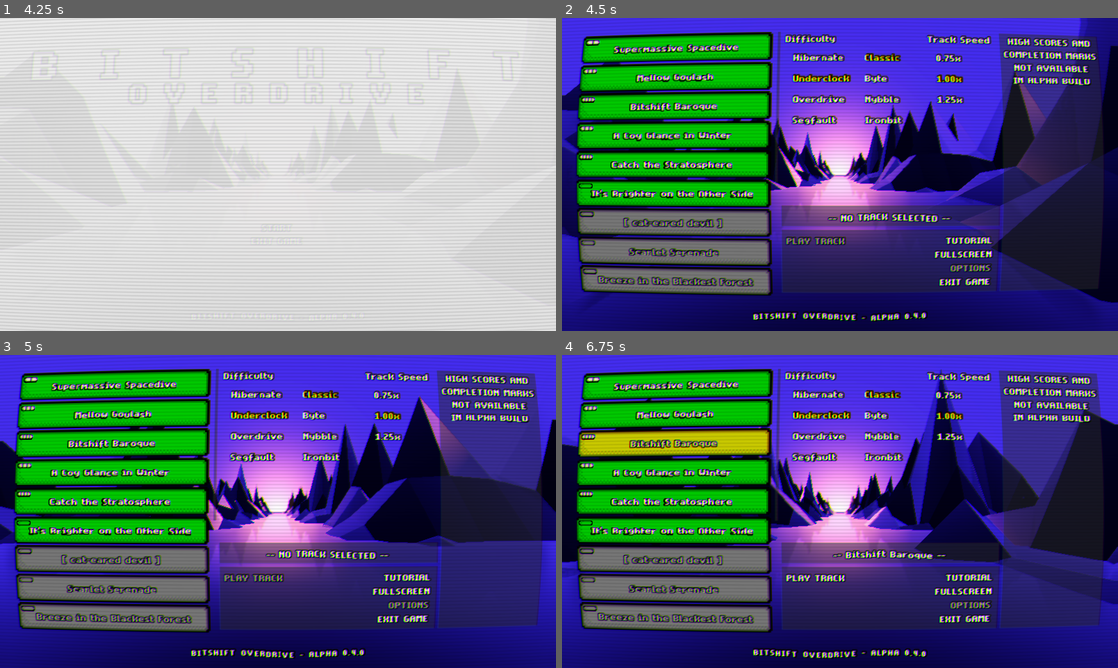
Above: before the commit, frames 1-4 (two rows, left to right).
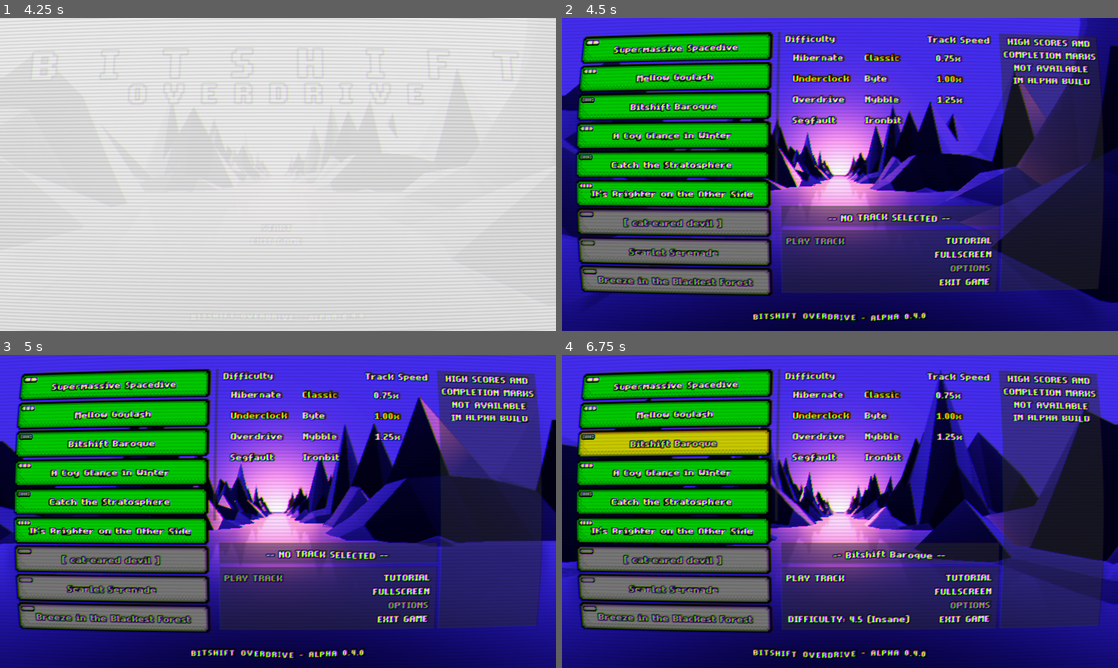
Above: after the commit, the same moments.

Repository: Coronyt/bitshift-overdrive
Game: Godot game, scene res://scenes/TitleScreen.tscn
Two runs of this game, one before a commit and one after it. Both use one fixed random seed, a clock stepped at 60 frames per second and the inputs below. Sound files missing from this copy of the repository are replaced by a short silence.
Inputs (mouse positions are in pixels of both pictures, inside the frame that each line leads up to):
- Up to frame 1 (4.25 s): move the mouse to (400, 158) at 0.52 s; click (400, 158) at 0.67 s; tap Enter at 1.25 s; move the mouse to (166, 190) at 1.27 s; click (166, 190) at 1.42 s; move the mouse to (333, 105) at 2.02 s; click (333, 105) at 2.17 s; move the mouse to (250, 237) at 2.77 s; click (250, 237) at 2.92 s; move the mouse to (444, 221) at 3.52 s; click (444, 221) at 3.67 s
- Up to frame 2 (4.5 s): click "START" at 4.25 s
- Up to frame 3 (5 s): no input
- Up to frame 4 (6.75 s): click "Supermassive Spacedive" at 5 s; click "Mellow Goulash" at 5.75 s; click "Bitshift Baroque" at 6.5 s

Frame 1 is identical in both runs. In frame 2, less than 0.1% of the frame differs, in the area x 3-7%, y 25-55%; in frame 3, less than 0.1%; in frame 4, 0.6%, in the area x 3-63%, y 25-86%.

Commit message:
New difficulty previews on track select, charted Brighter to bar 49

Diff:
--- a/scenes/LevelSelect.tscn
+++ b/scenes/LevelSelect.tscn
@@ -26,6 +26,7 @@
 [ext_resource path="res://scenes/ReleaseLabel.tscn" type="PackedScene" id=24]
 [ext_resource path="res://assets/sprites/marker_4.png" type="Texture" id=25]
 [ext_resource path="res://scripts/interface/PreviewLabel.gd" type="Script" id=26]
+[ext_resource path="res://assets/sprites/marker_5.png" type="Texture" id=27]
 
 [sub_resource type="StyleBoxTexture" id=1]
 texture = ExtResource( 5 )
@@ -901,6 +902,7 @@
 __meta__ = {
 "_edit_use_anchors_": false
 }
+diff_desc = "DIFFICULTY: 1.5 (Basic)"
 
 [node name="marker" type="Sprite" parent="TrackList/TrackList/Track_1"]
 position = Vector2( 24, 14 )
@@ -922,6 +924,7 @@
 __meta__ = {
 "_edit_use_anchors_": false
 }
+diff_desc = "DIFFICULTY: 2.0 (Moderate)"
 
 [node name="marker" type="Sprite" parent="TrackList/TrackList/Track_2"]
 position = Vector2( 24, 14 )
@@ -943,10 +946,11 @@
 __meta__ = {
 "_edit_use_anchors_": false
 }
+diff_desc = "DIFFICULTY: 4.5 (Insane)"
 
 [node name="marker" type="Sprite" parent="TrackList/TrackList/Track_3"]
 position = Vector2( 24, 14 )
-texture = ExtResource( 25 )
+texture = ExtResource( 27 )
 
 [node name="Track_4" type="Button" parent="TrackList/TrackList"]
 margin_top = 204.0
@@ -964,6 +968,7 @@
 __meta__ = {
 "_edit_use_anchors_": false
 }
+diff_desc = "DIFFICULTY: 2.5 (Moderate)"
 
 [node name="marker" type="Sprite" parent="TrackList/TrackList/Track_4"]
 position = Vector2( 24, 14 )
@@ -985,10 +990,11 @@
 __meta__ = {
 "_edit_use_anchors_": false
 }
+diff_desc = "DIFFICULTY: 4.5 (Insane)"
 
 [node name="marker" type="Sprite" parent="TrackList/TrackList/Track_5"]
 position = Vector2( 24, 14 )
-texture = ExtResource( 25 )
+texture = ExtResource( 27 )
 
 [node name="Track_6" type="Button" parent="TrackList/TrackList"]
 margin_top = 340.0
@@ -1006,10 +1012,11 @@
 __meta__ = {
 "_edit_use_anchors_": false
 }
+diff_desc = "DIFFICULTY: 3.5 (Hard)"
 
 [node name="marker" type="Sprite" parent="TrackList/TrackList/Track_6"]
 position = Vector2( 24, 14 )
-texture = ExtResource( 23 )
+texture = ExtResource( 25 )
 
 [node name="Track_7" type="Button" parent="TrackList/TrackList"]
 margin_top = 408.0
@@ -1497,6 +1504,14 @@
 text = "-- NO TRACK SELECTED --"
 scroll_active = false
 script = ExtResource( 26 )
+
+[node name="DiffDescLabel" type="RichTextLabel" parent="TrackPortal"]
+margin_left = 8.0
+margin_top = 96.0
+margin_right = 320.0
+margin_bottom = 136.0
+custom_colors/default_color = Color( 1, 1, 1, 1 )
+custom_fonts/normal_font = SubResource( 35 )
 
 [node name="PortalPeelAnim" type="AnimationPlayer" parent="TrackPortal"]
 root_node = NodePath("../../AuxiliaryHub")
--- a/scripts/charts/Chart_6.gd
+++ b/scripts/charts/Chart_6.gd
@@ -426,9 +426,9 @@
 
 	["NOTE", 4, AXIS_05],
 	["REST", 8],
-	["NOTE", 4, AXIS_01],
-	["REST", 8],
 	["NOTE", 4, AXIS_02],
+	["REST", 8],
+	["NOTE", 4, AXIS_03],
 
 	# Measure 29
 	["NOTE", 16, AXIS_12],
@@ -480,7 +480,8 @@
 	["NOTE", 16, AXIS_07],
 	["NOTE", 4, AXIS_08],
 	["REST", 16],
-	["NOTE", 4, AXIS_11],
+	["NOTE", 8, AXIS_11],
+	["REST", 16],
 	["NOTE", 32, AXIS_10],
 	["NOTE", 32, AXIS_09],
 
@@ -493,9 +494,9 @@
 
 	["NOTE", 4, AXIS_05],
 	["REST", 8],
-	["NOTE", 4, AXIS_01],
-	["REST", 8],
 	["NOTE", 4, AXIS_02],
+	["REST", 8],
+	["NOTE", 4, AXIS_03],
 
 	# Measure 37
 	["NOTE", 16, AXIS_12],
@@ -531,7 +532,151 @@
 	["NOTE", 4, AXIS_06],
 	["NOTE", 4, AXIS_10],
 
-	# Off by a 16th?
+	# Measure 41
+	["NOTE", 8, AXIS_13],
+	["NOTE", 8, AXIS_06],
+	["REST", 8],
+	["NOTE", 16, AXIS_07],
+	["NOTE", 16, AXIS_08],
+
+	["NOTE", 8, AXIS_10],
+	["NOTE", 8, AXIS_11],
+	["NOTE", 8, AXIS_10],
+	["NOTE", 8, AXIS_09],
+
+	["NOTE", 16, AXIS_07],
+	["NOTE", 16, AXIS_08],
+	["NOTE", 4, AXIS_12],
+	["NOTE", 16, AXIS_07],
+	["NOTE", 16, AXIS_08],
+	["NOTE", 4, AXIS_12],
+	["REST", 4],
+
+	# Measure 43
+	["NOTE", 16, AXIS_06],
+	["NOTE", 16, AXIS_08],
+	["NOTE", 16, AXIS_10],
+	["NOTE", 16, AXIS_12],
+	["NOTE", 16, AXIS_10],
+	["NOTE", 16, AXIS_08],
+
+	["NOTE", 16, AXIS_06],
+	["NOTE", 16, AXIS_08],
+	["NOTE", 16, AXIS_10],
+	["NOTE", 16, AXIS_12],
+	["NOTE", 16, AXIS_10],
+	["NOTE", 16, AXIS_08],
+
+	["NOTE", 16, AXIS_06],
+	["NOTE", 16, AXIS_08],
+	["NOTE", 16, AXIS_10],
+	["NOTE", 16, AXIS_12],
+
+	["REST", 16],
+	["NOTE", 16, AXIS_08],
+	["NOTE", 16, AXIS_10],
+	["NOTE", 16, AXIS_12],
+	["NOTE", 16, AXIS_10],
+	["NOTE", 16, AXIS_08],
+
+	["NOTE", 16, AXIS_06],
+	["NOTE", 16, AXIS_08],
+	["NOTE", 16, AXIS_10],
+	["NOTE", 16, AXIS_12],
+	["NOTE", 16, AXIS_10],
+	["NOTE", 16, AXIS_08],
+
+	["NOTE", 16, AXIS_06],
+	["NOTE", 16, AXIS_08],
+	["NOTE", 16, AXIS_10],
+	["NOTE", 16, AXIS_12],
+
+	# Measure 45
+	["REST", 16],
+	["NOTE", 16, AXIS_14],
+	["NOTE", 16, AXIS_12],
+	["NOTE", 16, AXIS_10],
+
+	["NOTE", 16, AXIS_08],
+	["NOTE", 16, AXIS_10],
+	["NOTE", 16, AXIS_12],
+	["NOTE", 16, AXIS_10],
+
+	["NOTE", 16, AXIS_06],
+	["NOTE", 16, AXIS_07],
+	["NOTE", 16, AXIS_06],
+	["REST", 16],
+
+	["NOTE", 16, AXIS_12],
+	["NOTE", 16, AXIS_11],
+	["NOTE", 16, AXIS_10],
+	["NOTE", 16, AXIS_11],
+
+	["NOTE", 16, AXIS_12],
+	["NOTE", 16, AXIS_14],
+	["NOTE", 16, AXIS_12],
+	["NOTE", 16, AXIS_10],
+
+	["NOTE", 16, AXIS_08],
+	["NOTE", 16, AXIS_10],
+	["NOTE", 16, AXIS_12],
+	["NOTE", 16, AXIS_10],
+
+	["NOTE", 16, AXIS_06],
+	["NOTE", 16, AXIS_07],
+	["NOTE", 16, AXIS_06],
+	["REST", 16],
+
+	["NOTE", 16, AXIS_12],
+	["NOTE", 16, AXIS_11],
+	["NOTE", 16, AXIS_10],
+	["NOTE", 16, AXIS_11],
+
+	# Measure 47
+	["NOTE", 16, AXIS_12],
+	["NOTE", 16, AXIS_14],
+	["NOTE", 16, AXIS_12],
+	["REST", 16],
+
+	["NOTE", 16, AXIS_10],
+	["NOTE", 16, AXIS_12],
+	["NOTE", 16, AXIS_16],
+	["NOTE", 16, AXIS_15],
+
+	["NOTE", 16, AXIS_16],
+	["NOTE", 16, AXIS_15],
+	["REST", 16],
+	["NOTE", 16, AXIS_15],
+
+	["NOTE", 16, AXIS_16],
+	["NOTE", 16, AXIS_15],
+	["REST", 16],
+	["NOTE", 16, AXIS_16],
+
+	# Measure 48
+	["NOTE", 16, AXIS_15],
+	["NOTE", 16, AXIS_16],
+	["NOTE", 16, AXIS_15],
+	["REST", 16],
+
+	["NOTE", 16, AXIS_17],
+	["NOTE", 16, AXIS_16],
+	["NOTE", 16, AXIS_15],
+	["NOTE", 16, AXIS_16],
+
+	["NOTE", 16, AXIS_14],
+	["REST", 16],
+	["NOTE", 16, AXIS_13],
+	["REST", 16],
+	["NOTE", 16, AXIS_12],
+	["REST", 16],
+	["NOTE", 16, AXIS_11],
+	["REST", 16],
+
+	# Measure 49
+	["NOTE", 1, AXIS_18],
+	["REST", 2],
+	["REST", 4],
 
 	# Buffer
 	["REST", 1],
--- a/scripts/global/Active.gd
+++ b/scripts/global/Active.gd
@@ -29,6 +29,8 @@
 var progress = 0.0
 var track_ref : AudioStreamPlayer = null
 
+var diff_desc = ""
+
 func refresh():
 	is_slow = false
 	is_fast = false
@@ -44,3 +46,4 @@
 	combo = 0
 	last_milestone = 0
 	track_ref = null
+	diff_desc = ""
--- a/scripts/interface/TrackPortal.gd
+++ b/scripts/interface/TrackPortal.gd
@@ -6,6 +6,8 @@
 func _physics_process(_delta):
 	if Active.chart != "":
 		self.disabled = false
+	if Active.diff_desc != "":
+		$DiffDescLabel.text = Active.diff_desc
 
 func _on_TrackPortal_mouse_entered():
 	if self.disabled == false:
--- a/scripts/interface/buttons/ChartButton.gd
+++ b/scripts/interface/buttons/ChartButton.gd
@@ -1,4 +1,6 @@
 extends Button
+
+export(String) var diff_desc
 
 # TODO - Refactor this code!
 
@@ -14,6 +16,7 @@
 		fade_out_bgm()
 	Active.chart = self.name
 	Active.chart_name = self.text
+	Active.diff_desc = self.diff_desc
 	if SoundManager.preview_playing == false:
 		fade_in_track()
 
Binary file added: assets/sprites/marker_5.png
Not shown, added: assets/sprites/marker_5.png.import
Not shown: 1 places in scenes/LevelSelect.tscn that only renumber resources
